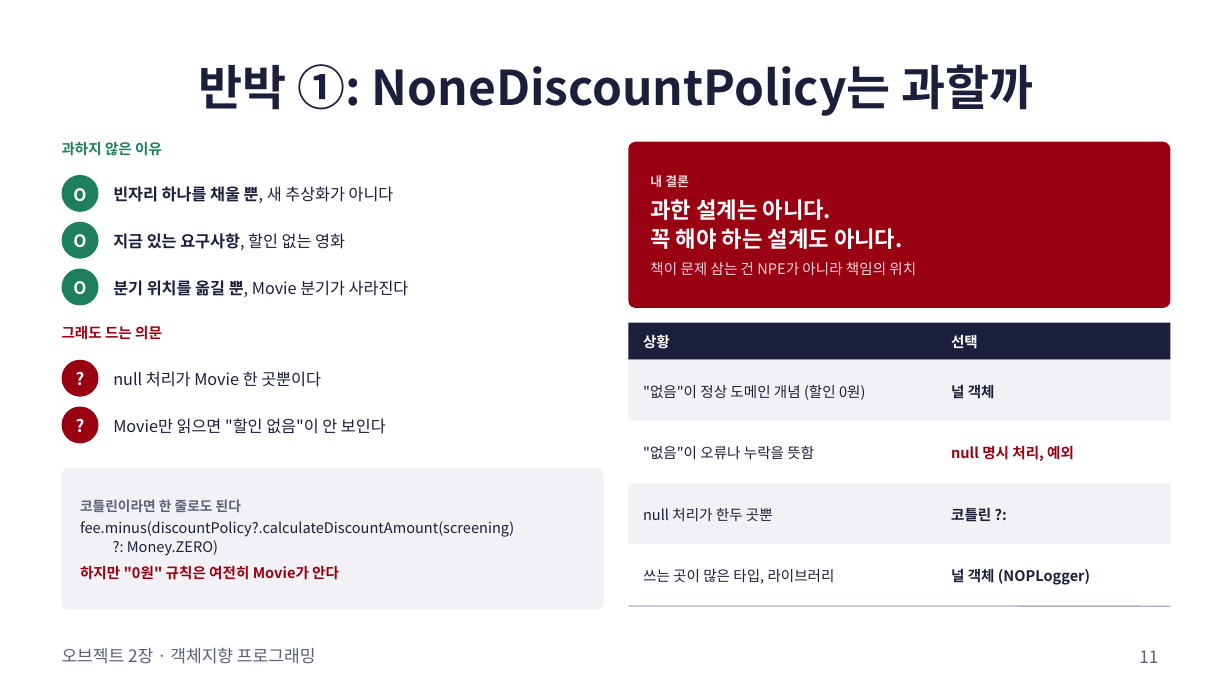
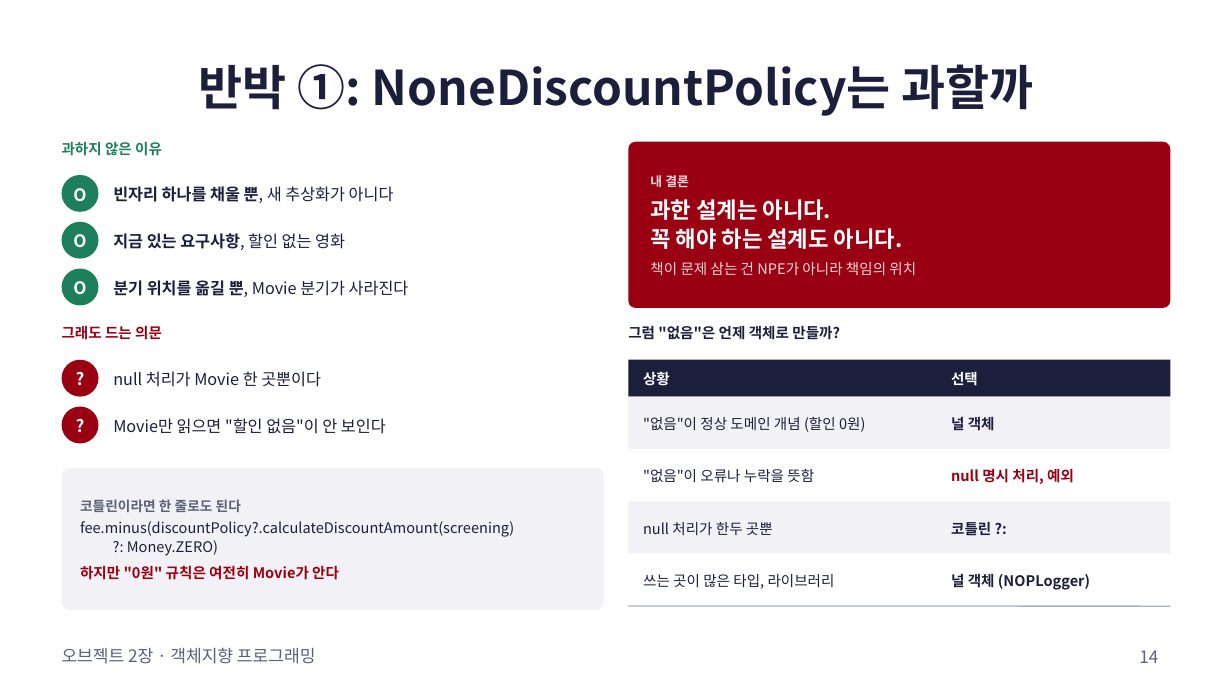
Before and after one commit to lee-mark01/object-study, a slide deck: slide 14 of iamkanguk97/week01/docs/chapter02-presentation.pptx (slide 11 before the commit). Drawn at 1232x693 pixels with LibreOffice and Linux fonts; fonts in the diff are those of the drawing. Boxes give left, top, right and bottom in pixels: in the first picture for what was removed or moved away, otherwise in the second. Text is boxed around its words. In the diff, an @@ line names an element or a change of style, - is before the commit and + after.

```diff
--- a/iamkanguk97/week01/docs/chapter02-presentation.pptx
+++ b/iamkanguk97/week01/docs/chapter02-presentation.pptx
@@ text added at box(628, 325, 840, 340), 8.5 pt, text #1B1F3B, bold @@
+그럼 "없음"은 언제 객체로 만들까?
@@ 2 texts, 1 rectangle: place and size @@
-2 texts, 1 rectangle at box(628, 323, 1170, 360)
+2 texts, 1 rectangle at box(628, 360, 1170, 397)
@@ rectangle: place and size @@
-rectangle at box(628, 360, 1170, 421)
+rectangle at box(628, 397, 1170, 448)
@@ text ""없음"이 정상 도메인 개념 (할인 ...": place and size @@
-text ""없음"이 정상 도메인 개념 (할인 ..." at box(643, 385, 865, 400)
+text ""없음"이 정상 도메인 개념 (할인 ..." at box(643, 417, 865, 432)
@@ text "널 객체": place and size @@
-text "널 객체" at box(951, 385, 995, 399)
+text "널 객체" at box(951, 417, 995, 431)
@@ rectangle: place and size @@
-rectangle at box(628, 421, 1170, 483)
+rectangle at box(628, 450, 1170, 501)
@@ text ""없음"이 오류나 누락을 뜻함": place and size @@
-text ""없음"이 오류나 누락을 뜻함" at box(643, 446, 814, 459)
+text ""없음"이 오류나 누락을 뜻함" at box(643, 469, 814, 482)
@@ text "null 명시 처리, 예외": place and size @@
-text "null 명시 처리, 예외" at box(951, 445, 1074, 461)
+text "null 명시 처리, 예외" at box(951, 468, 1074, 484)
@@ rectangle: place and size @@
-rectangle at box(628, 483, 1170, 545)
+rectangle at box(628, 501, 1170, 553)
@@ text "null 처리가 한두 곳뿐": place and size @@
-text "null 처리가 한두 곳뿐" at box(643, 508, 773, 521)
+text "null 처리가 한두 곳뿐" at box(643, 522, 773, 535)
@@ text "코틀린 ?:": place and size @@
-text "코틀린 ?:" at box(951, 508, 991, 522)
+text "코틀린 ?:" at box(951, 522, 991, 536)
@@ rectangle: place and size @@
-rectangle at box(628, 545, 1170, 606)
+rectangle at box(628, 554, 1170, 606)
@@ text "쓰는 곳이 많은 타입, 라이브러리": place and size @@
-text "쓰는 곳이 많은 타입, 라이브러리" at box(643, 569, 835, 584)
+text "쓰는 곳이 많은 타입, 라이브러리" at box(643, 574, 835, 589)
@@ text "널 객체 (NOPLogger)": place and size @@
-text "널 객체 (NOPLogger)" at box(951, 568, 1090, 585)
+text "널 객체 (NOPLogger)" at box(951, 573, 1090, 590)
@@ page number at box(1139, 650, 1158, 663): text changed @@
-11
+14
```
Also in this commit, not shown: 5 other slides changed, 5 slides added, 2 other files.
